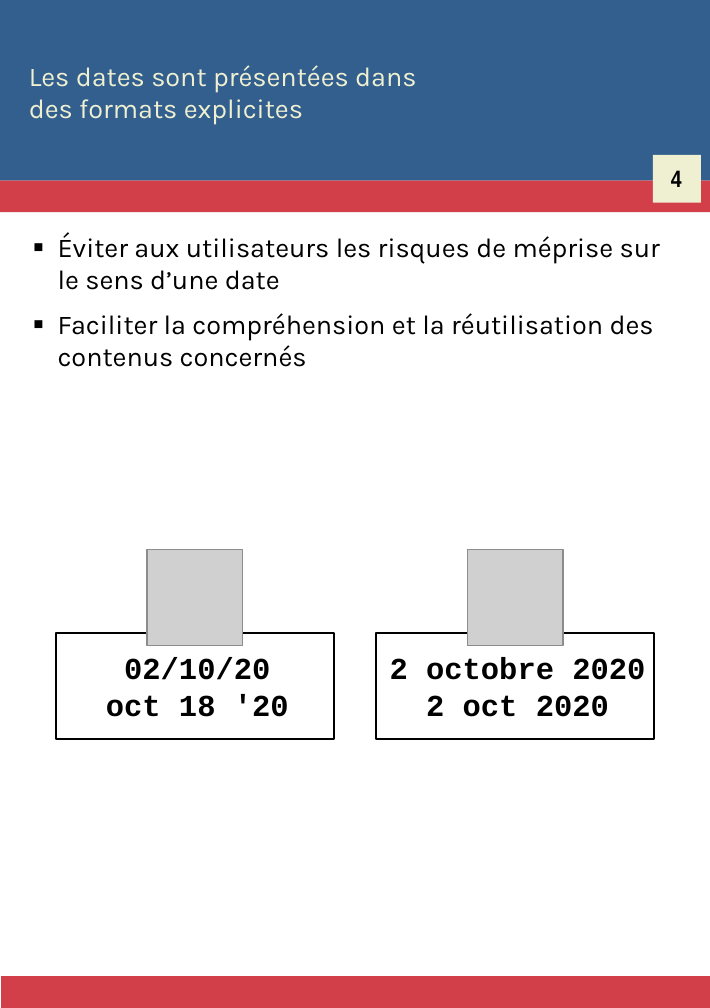
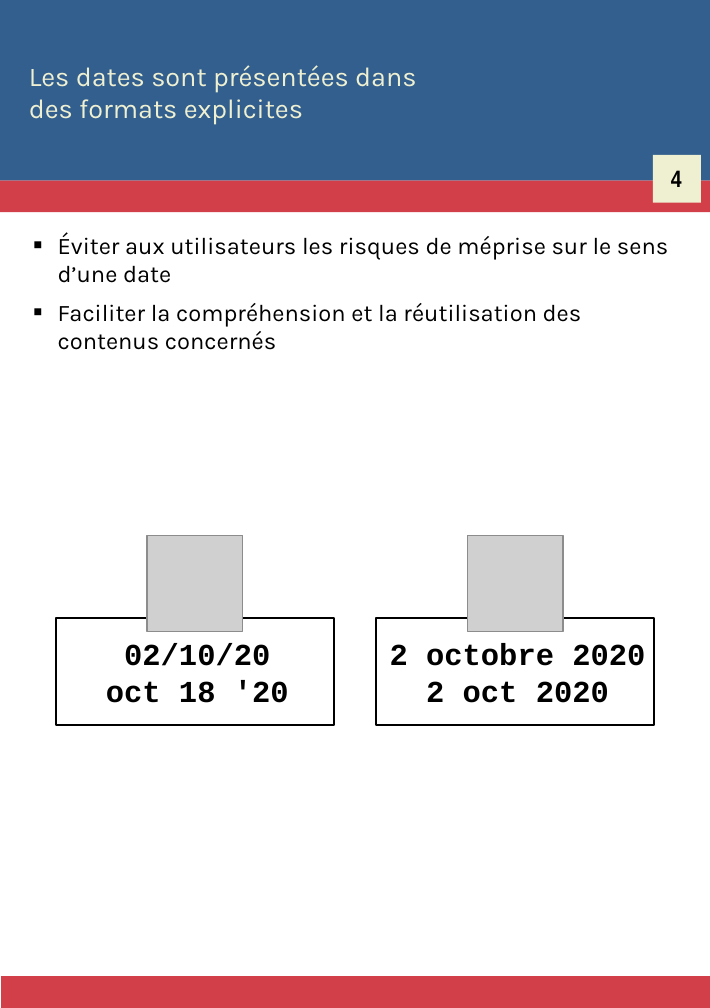
Before and after one commit to Zigazou/bonnes-pratiques-illustrees, a slide deck: slide 7 of bonnes-pratiques.odp. Drawn at 710x1008 pixels with LibreOffice and Linux fonts; fonts in the diff are those of the drawing; grey boxes stand for pictures. Boxes give left, top, right and bottom in pixels: in the first picture for what was removed or moved away, otherwise in the second. Text is boxed around its words. In the diff, an @@ line names an element or a change of style, - is before the commit and + after.

Commit message:
Toutes les BP sont prêtes pour un schéma

```diff
--- a/bonnes-pratiques.odp
+++ b/bonnes-pratiques.odp
@@ text "Éviter aux utilisateurs les risques ..." at bbox=[58, 233, 668, 350]: size 16 to 14 pt @@
@@ 2 pictures, 2 rectangles: place and size @@
-2 pictures, 2 rectangles at bbox=[56, 549, 654, 738]
+2 pictures, 2 rectangles at bbox=[56, 535, 654, 723]
```
Also in this commit, not shown: 60 other slides changed, 180 slides added, 1 slide removed, 14 other files.
